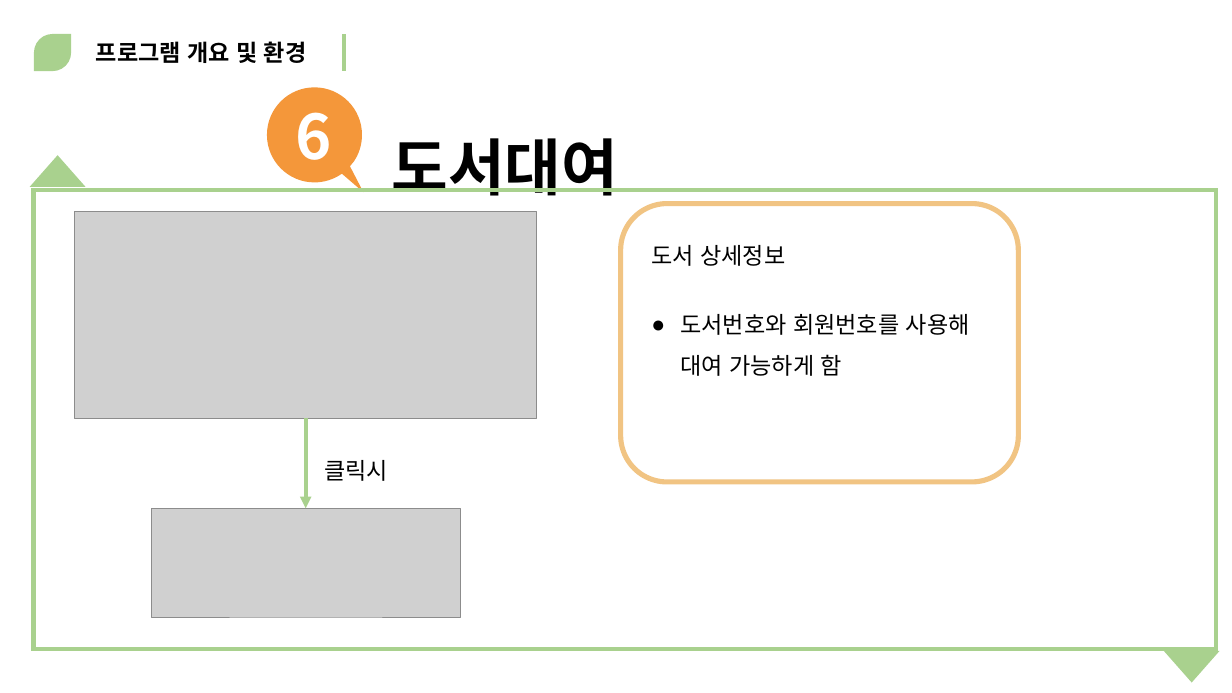
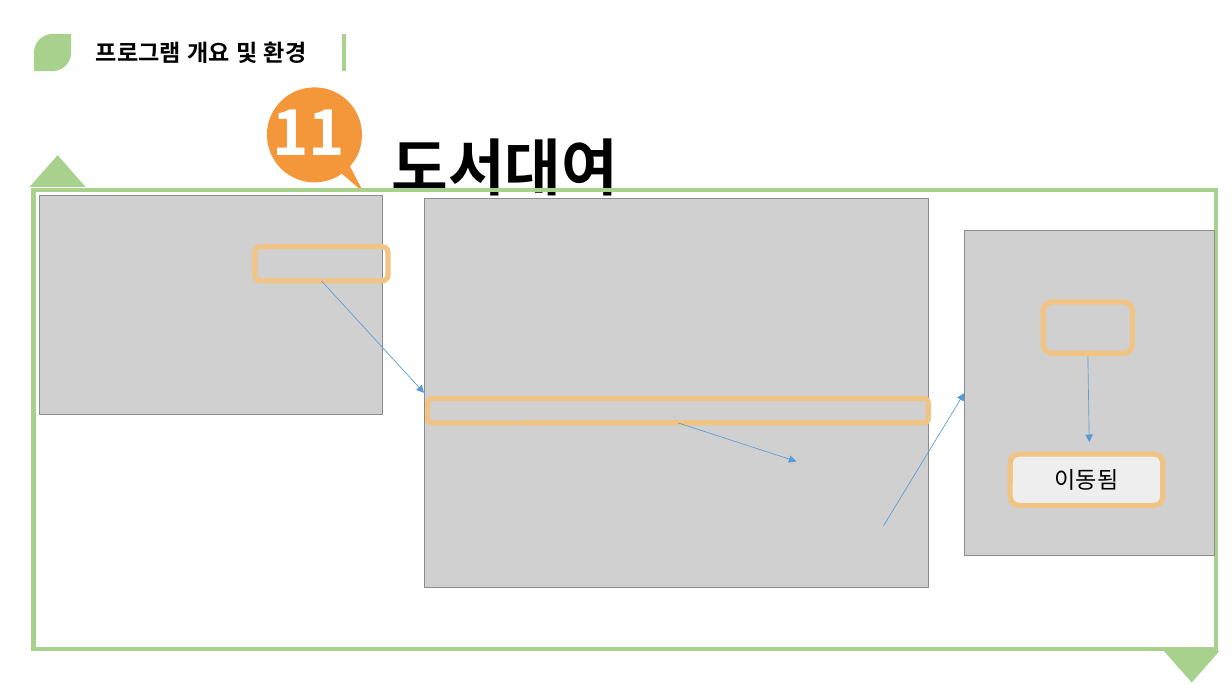
Before and after one commit to MinSu-Kim/java_web_male, a slide deck: slide 35 of document/사발면.pptx (slide 33 before the commit). Drawn at 1232x693 pixels with LibreOffice and Linux fonts; fonts in the diff are those of the drawing; grey boxes stand for pictures. Boxes give left, top, right and bottom in pixels: in the first picture for what was removed or moved away, otherwise in the second. Text is boxed around its words. In the diff, an @@ line names an element or a change of style, - is before the commit and + after.

```diff
--- a/document/사발면.pptx
+++ b/document/사발면.pptx
@@ text "도서대여" rewrapped from box(391, 138, 618, 196) to box(391, 138, 618, 206) @@
@@ text at box(273, 92, 346, 171): text changed @@
-6
+11
@@ picture: place and size @@
-picture at box(75, 212, 537, 419)
+picture at box(39, 196, 383, 416)
@@ rounded rectangle removed at box(621, 203, 1019, 482) @@
@@ picture added at box(965, 231, 1214, 555) @@
@@ text removed at box(651, 245, 970, 376) @@
-도서 상세정보
-● 도서번호와 회원번호를 사용해 대여 가능하게 함
@@ rounded rectangle added at box(1043, 302, 1132, 353), outline #F1C483 4 pt @@
@@ arrow added from (1088, 353) to (1090, 443), #5B9BD5 0.5 pt @@
@@ arrow removed from (306, 418) to (306, 508) @@
@@ arrow added from (884, 526) to (965, 393), #5B9BD5 0.5 pt @@
@@ rectangle removed at box(950, 393, 1232, 693) @@
@@ group added at box(255, 198, 929, 588): 2 rounded rectangles, 2 arrows, 1 picture @@
@@ text removed at box(324, 460, 388, 481) @@
-클릭시
@@ rounded rectangle added at box(1010, 454, 1163, 505), fill #FFFFFF at 66% opacity, outline #F1C483 4 pt, 18 pt, text #000000 @@
+이동됨
@@ picture removed at box(152, 508, 460, 617) @@
```
Also in this commit, not shown: 23 other slides changed, 5 slides added.
